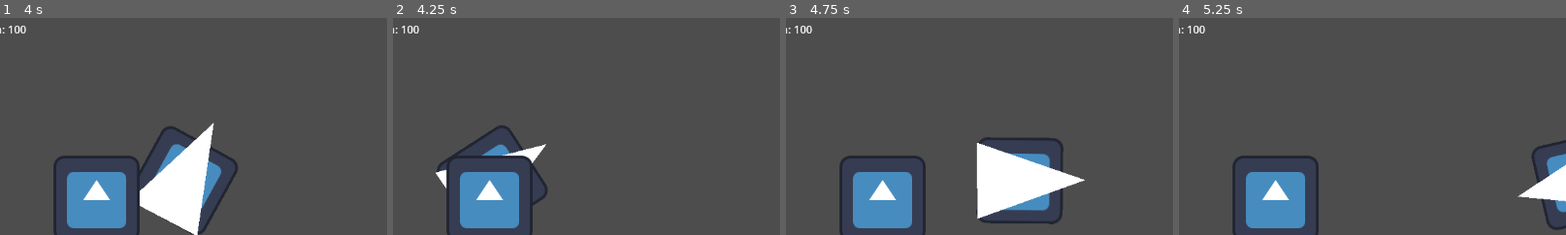
Above: before the commit, frames 1-4 (left to right).
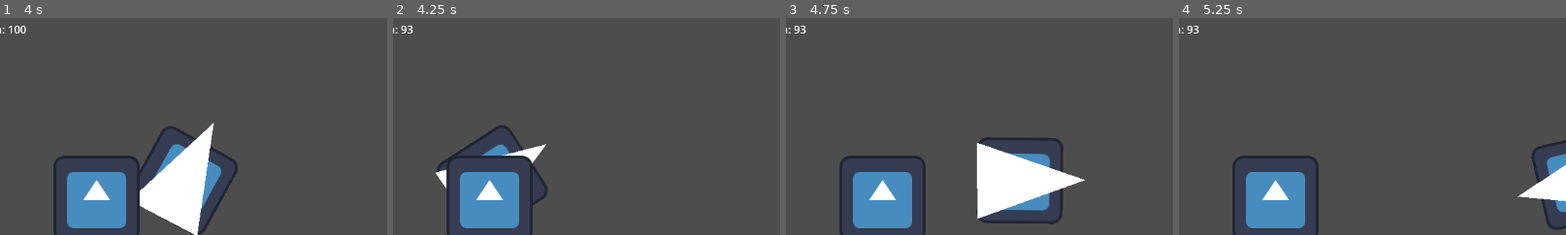
Above: after the commit, the same moments.

Repository: TheWhiteWolf0/Shooter-Game
Game: Godot game, scene res://Scenes/node_2d.tscn
The game is run twice, just before and just after one commit, with the same random seed, the same clock (stepped at 60 frames per second) and the same inputs. The engine's default icon, where the game draws it, is replaced by a stand-in: a white triangle on a blue panel in a dark square.
Inputs (mouse positions are % of the whole screen's width and height, from its top left):
- Up to frame 1 (4 s): tap Enter (ui_accept) at 0.5, 0.77, 1.52, 3.02, 3.77 s; move the mouse to (45, 70) at 0.52 s; hold D (Right) 0.53-2.03 s; click (45, 70) at 0.6 s; move the mouse to (80, 65) at 1.27 s; click (80, 65) at 1.35 s; move the mouse to (20, 35) at 2.02 s; hold A (Left) from 2.03 s (still down); click (20, 35) at 2.1 s; move the mouse to (55, 50) at 2.77 s; click (55, 50) at 2.85 s; move the mouse to (35, 25) at 3.52 s; click (35, 25) at 3.6 s
- Up to frame 2 (4.25 s): keep holding A (Left)
- Up to frame 3 (4.75 s): move the mouse to (72, 45) at 4.27 s; release A (Left) at 4.28 s; hold D (Right) from 4.28 s (still down); click (72, 45) at 4.35 s; tap Enter (ui_accept) at 4.52 s
- Up to frame 4 (5.25 s): keep holding D (Right); move the mouse to (30, 55) at 5.02 s; click (30, 55) at 5.1 s
The pictures show only the part of the screen within x 5-55%, y 7-57%; the shares and areas given below are measured in that part.

Frame 1 is identical in both runs. In frame 2, 0.1% of the frame differs, in the area x 2-7%, y 3-8%; in frame 3, 0.1%; in frame 4, 0.1%.

Commit message:
dame over time process

Diff:
--- a/shootergame/Scenes/node_2d.tscn
+++ b/shootergame/Scenes/node_2d.tscn
@@ -114,6 +114,9 @@
 texture = ExtResource("2_v1qfn")
 
 [node name="FireDamage" type="Timer" parent="."]
+wait_time = 0.5
+autostart = true
+ignore_time_scale = true
 
 [connection signal="body_entered" from="AmmoPack" to="Player" method="_on_area_2d_body_entered"]
 [connection signal="body_exited" from="AmmoPack" to="Player" method="_on_area_2d_body_exited"]
--- a/shootergame/Scripts/Player_Script.gd
+++ b/shootergame/Scripts/Player_Script.gd
@@ -22,6 +22,8 @@
 var ammo_pack:bool = true
 
 var fire_damage:float = 0.0
+
+var fireDamage: bool = false
 
 func get_input():
 	var input_direction = Input.get_vector("Left", "Right", "Up", "Down")
@@ -84,20 +86,18 @@
 
 func _on_damage_aera_body_entered(body: Node2D) -> void:
 	print("Entered")
+	fireDamage = true
+	#_Damage()
 	$"../FireDamage".start()
 	player_Health = player_Health - (5 * fire_damage)
-	#$"../DamageAera".queue_free()
 	pass # Replace with function body.
-
-#func _on_damage_aera_body_exited(body: Node2D) -> void:
-	#$"../FireDamage".stop()
-
-
-	pass # Replace with function body.
-
-
-
 
 func _on_fire_damage_timeout() -> void:
 	fire_damage += 0.2
 	pass # Replace with function body.
+	#get_process_delta_time()
+
+#func _process(delta: float) -> void:
+#func _Damage():
+	#while fireDamage == true:
+		#player_Health = player_Health - (1 * fire_damage)
